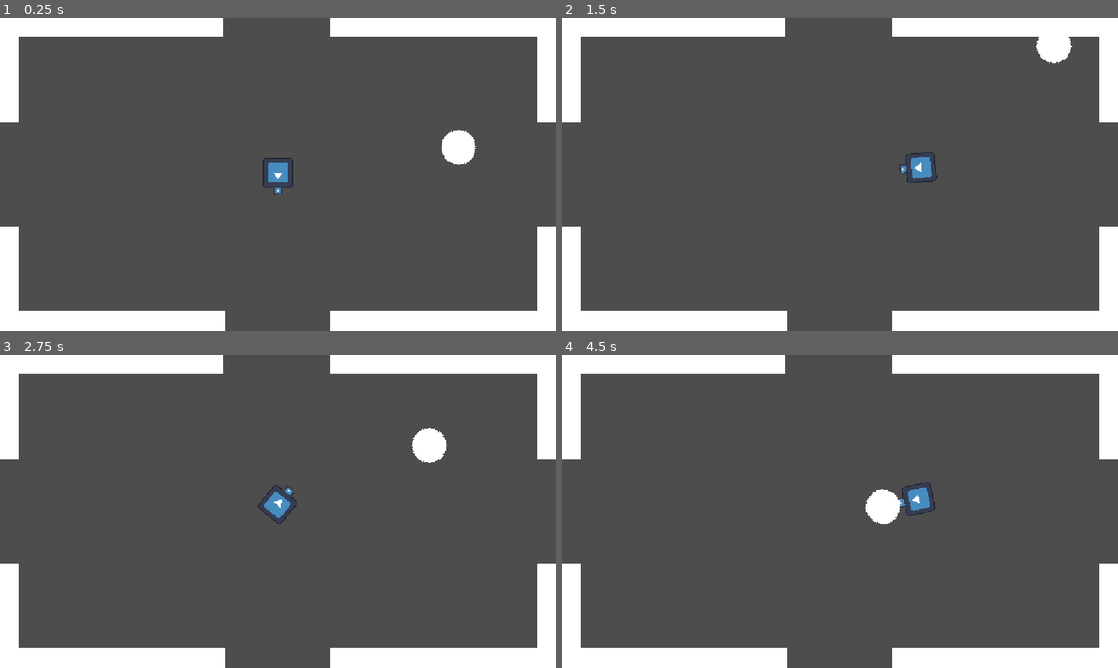
Above: before the commit, frames 1-4 (two rows, left to right).
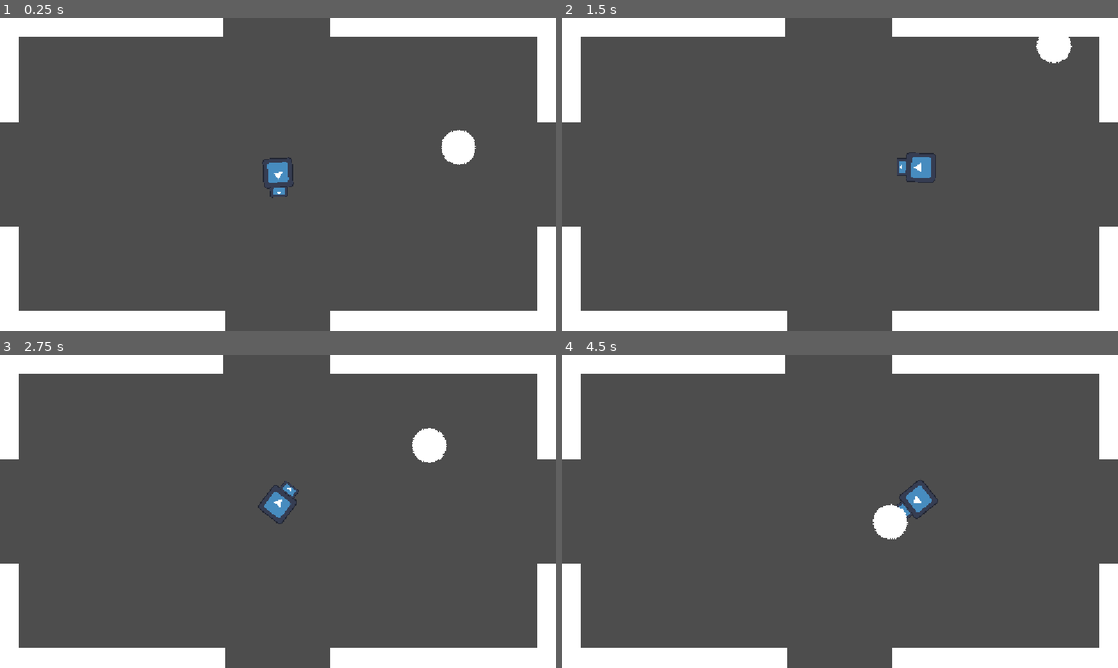
Above: after the commit, the same moments.

Repository: nilstop/BouldersGate
Game: Godot game, scene res://World/world.tscn
Same seed, same stepped clock (60 frames per second), same inputs: the game is played once before the commit and once after it. The engine's default icon, where the game draws it, is replaced by a stand-in: a white triangle on a blue panel in a dark square.
Inputs (mouse positions are in pixels of both pictures, inside the frame that each line leads up to):
- Up to frame 1 (0.25 s): no input
- Up to frame 2 (1.5 s): tap Enter at 0.5 s; move the mouse to (962, 158) at 0.52 s; hold D (right) 0.53-1.25 s; hold Space (pick) 0.53-1.25 s; click (962, 158) at 0.67 s; tap W (up) at 0.77 s; drag from (728, 190) to (940, 165) at 1.27 s
- Up to frame 3 (2.75 s): move the mouse to (333, 442) at 2.02 s; hold A (left) from 2.03 s (still down); tap Delete at 2.1 s; click (333, 442) at 2.17 s
- Up to frame 4 (4.5 s): release A (left) at 2.75 s; drag from (812, 574) to (840, 505) at 2.77 s; move the mouse to (1006, 558) at 3.52 s; hold D (right) 3.53-4.25 s; tap Enter at 3.6 s; click (1006, 558) at 3.67 s; tap W (up) at 3.77 s; drag from (673, 464) to (756, 433) at 4.27 s

The runs differ from the first frame. In frame 1, less than 0.1% of the frame differs, in the area x 47-53%, y 44-58%; in frame 2, 0.1%; in frame 3, less than 0.1%; in frame 4, 0.8%, in the area x 54-68%, y 40-59%.

Commit message:
cleaner physics, colliders tweaked
if boulder is slow then no enemies will not die, walk through enemies when your invis

Diff:
--- a/boulder's-gate/Enemies/basic_enemy.gd
+++ b/boulder's-gate/Enemies/basic_enemy.gd
@@ -14,14 +14,19 @@
 func _ready() -> void:
 	player.connect("hit", slow_down)
 
-func _physics_process(_delta: float) -> void:
+func _physics_process(delta: float) -> void:
 	#if Global.p_invisible == true:
 	#	speed_multiplier = 0.3
 	#else:
 	#	speed_multiplier = 1.0
+	if Global.p_invisible:
+		set_collision_mask_value(3, false)
+	else:
+		set_collision_mask_value(3, true)
 	velocity = Vector2.RIGHT.rotated(rotation) * speed * speed_multiplier
-	move_and_slide()
+	move_and_collide(velocity * delta)
 	check_boulder_collision()
+
 
 func _process(_delta: float) -> void:
 	look_at(player.global_position)
@@ -38,5 +43,5 @@
 func check_boulder_collision():
 	if boulder_area.has_overlapping_bodies():
 		var body = boulder_area.get_overlapping_bodies()[0]
-		if body.state == body.States.ROLLING:
+		if body.state == body.States.ROLLING and body.current_velocity > 150.0:
 			die()
--- a/boulder's-gate/Enemies/basic_enemy.tscn
+++ b/boulder's-gate/Enemies/basic_enemy.tscn
@@ -4,14 +4,14 @@
 [ext_resource type="Script" uid="uid://csvm87vbkk41y" path="res://Enemies/basic_enemy.gd" id="1_dvx36"]
 
 [sub_resource type="CircleShape2D" id="CircleShape2D_dvx36"]
-radius = 19.235384
+radius = 15.033297
 
 [sub_resource type="CircleShape2D" id="CircleShape2D_gie15"]
-radius = 15.132746
+radius = 18.0
 
 [node name="BasicEnemy" type="CharacterBody2D" groups=["enemy"]]
 collision_layer = 8
-collision_mask = 28
+collision_mask = 30
 script = ExtResource("1_dvx36")
 speed = 100
 
--- a/boulder's-gate/Enemies/enemy_spawner.gd
+++ b/boulder's-gate/Enemies/enemy_spawner.gd
@@ -12,7 +12,6 @@
 	instance.player = get_node("%Player")
 	add_child(instance)
 
-
 func _on_mini_waves_timeout() -> void:
 	for i in 3:
 		inst(enemy)
--- a/boulder's-gate/Player/player.gd
+++ b/boulder's-gate/Player/player.gd
@@ -34,7 +34,7 @@
 
 func _process(delta: float) -> void:
 	if state == States.WALKING:
-		rotation = lerp_angle(rotation, global_position.angle_to_point(get_global_mouse_position()), 0.3)
+		rotation = lerp_angle(rotation, global_position.angle_to_point(get_global_mouse_position()), 0.2)
 
 
 func _physics_process(delta: float) -> void:
@@ -43,7 +43,7 @@
 		boulder.move_and_collide(global_position + Vector2.RIGHT.rotated(rotation) * boulder_distance - boulder.global_position)
 		boulder.rotation = rotation
 	get_input()
-	move_and_slide()
+	move_and_collide(velocity * delta)
 
 func _input(_event: InputEvent) -> void:
 	if Input.is_action_pressed("pick"):
--- a/boulder's-gate/Player/player.tscn
+++ b/boulder's-gate/Player/player.tscn
@@ -7,7 +7,7 @@
 radius = 25.0
 
 [sub_resource type="RectangleShape2D" id="RectangleShape2D_btcbx"]
-size = Vector2(21.5, 24)
+size = Vector2(17, 36)
 
 [sub_resource type="CircleShape2D" id="CircleShape2D_btcbx"]
 radius = 26.0
@@ -25,9 +25,9 @@
 texture = ExtResource("1_l8h54")
 
 [node name="Sprite2D2" type="Sprite2D" parent="."]
-position = Vector2(36.21498, 0.2948287)
+position = Vector2(39.01587, 0.29482883)
 rotation = 1.5707964
-scale = Vector2(0.16190447, 0.12735404)
+scale = Vector2(0.28782153, 0.1711179)
 texture = ExtResource("1_l8h54")
 
 [node name="CollisionShape2D" type="CollisionShape2D" parent="."]
@@ -38,7 +38,7 @@
 collision_mask = 2
 
 [node name="CollisionShape2D" type="CollisionShape2D" parent="BoulderArea"]
-position = Vector2(39.25, 0)
+position = Vector2(41.5, 0)
 shape = SubResource("RectangleShape2D_btcbx")
 
 [node name="HitArea" type="Area2D" parent="."]
--- a/boulder's-gate/World/world.tscn
+++ b/boulder's-gate/World/world.tscn
@@ -12,10 +12,10 @@
 size = Vector2(21, 648)
 
 [sub_resource type="RectangleShape2D" id="RectangleShape2D_3f78f"]
-size = Vector2(468.5, 20)
+size = Vector2(468.5, 119)
 
 [sub_resource type="RectangleShape2D" id="RectangleShape2D_k8do8"]
-size = Vector2(19, 215)
+size = Vector2(110, 215)
 
 [node name="World" type="Node2D"]
 
@@ -53,35 +53,35 @@
 collision_mask = 16
 
 [node name="CollisionShape2D4" type="CollisionShape2D" parent="Walls"]
-position = Vector2(231.5, 10)
+position = Vector2(231.5, -39.5)
 shape = SubResource("RectangleShape2D_3f78f")
 
 [node name="CollisionShape2D6" type="CollisionShape2D" parent="Walls"]
-position = Vector2(917.75, 10)
+position = Vector2(917.75, -41)
 shape = SubResource("RectangleShape2D_3f78f")
 
 [node name="CollisionShape2D7" type="CollisionShape2D" parent="Walls"]
-position = Vector2(231.5, 637)
+position = Vector2(232, 692)
 shape = SubResource("RectangleShape2D_3f78f")
 
 [node name="CollisionShape2D8" type="CollisionShape2D" parent="Walls"]
-position = Vector2(917.75, 637)
+position = Vector2(918.25, 692)
 shape = SubResource("RectangleShape2D_3f78f")
 
 [node name="CollisionShape2D9" type="CollisionShape2D" parent="Walls"]
-position = Vector2(1142.5, 539.5)
+position = Vector2(1188, 539.5)
 shape = SubResource("RectangleShape2D_k8do8")
 
 [node name="CollisionShape2D10" type="CollisionShape2D" parent="Walls"]
-position = Vector2(1142.5, 108)
+position = Vector2(1189, 108)
 shape = SubResource("RectangleShape2D_k8do8")
 
 [node name="CollisionShape2D11" type="CollisionShape2D" parent="Walls"]
-position = Vector2(9, 539.5)
+position = Vector2(-38, 539.5)
 shape = SubResource("RectangleShape2D_k8do8")
 
 [node name="CollisionShape2D12" type="CollisionShape2D" parent="Walls"]
-position = Vector2(9, 108)
+position = Vector2(-38, 108)
 shape = SubResource("RectangleShape2D_k8do8")
 
 [node name="EnemySpawner" type="Node2D" parent="." node_paths=PackedStringArray("player")]
--- a/boulder's-gate/project.godot
+++ b/boulder's-gate/project.godot
@@ -73,6 +73,10 @@
 2d_physics/layer_4="Enemies"
 2d_physics/layer_5="Enemy Walls"
 
+[physics]
+
+2d/physics_engine="GodotPhysics2D"
+
 [rendering]
 
 textures/canvas_textures/default_texture_filter=0
